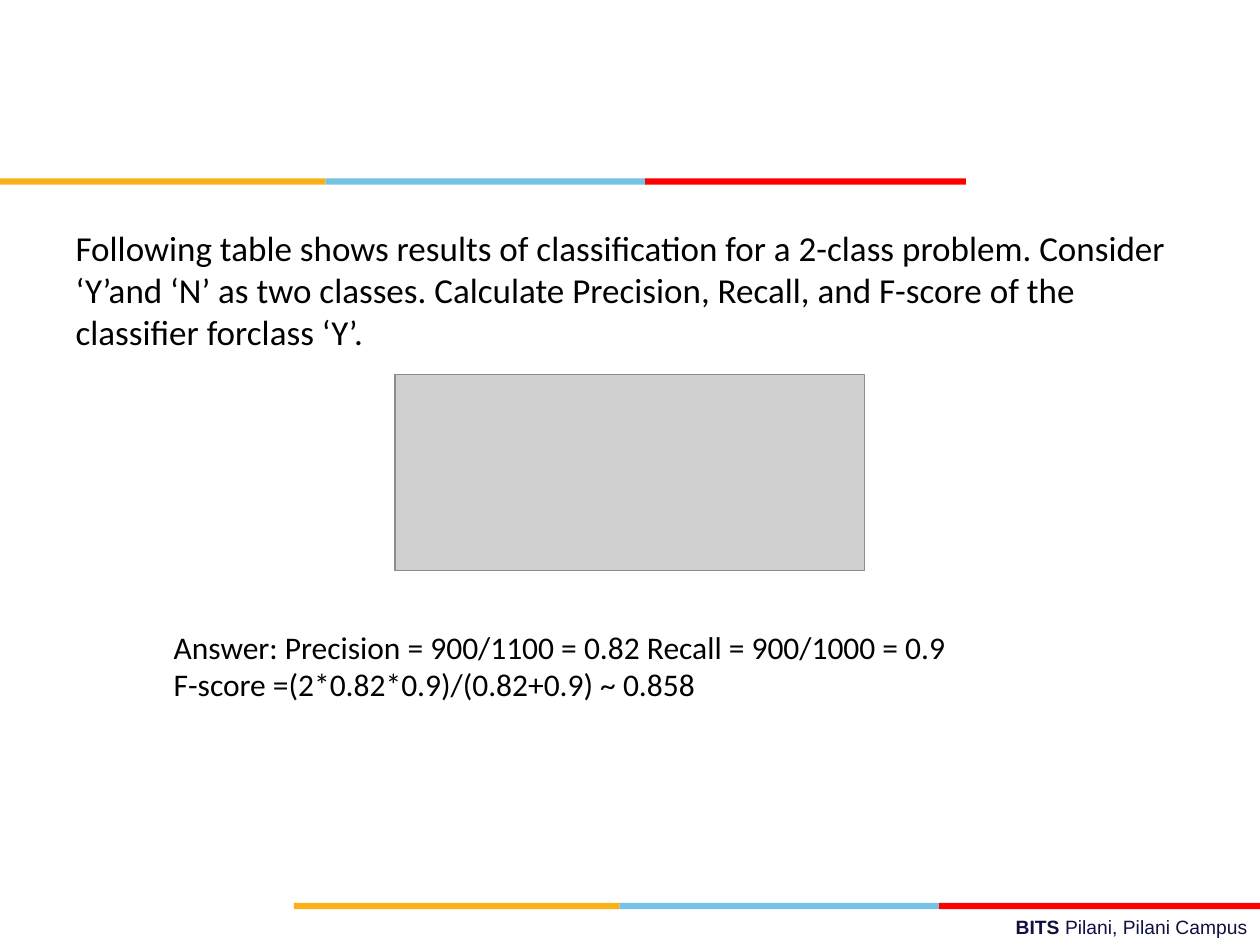
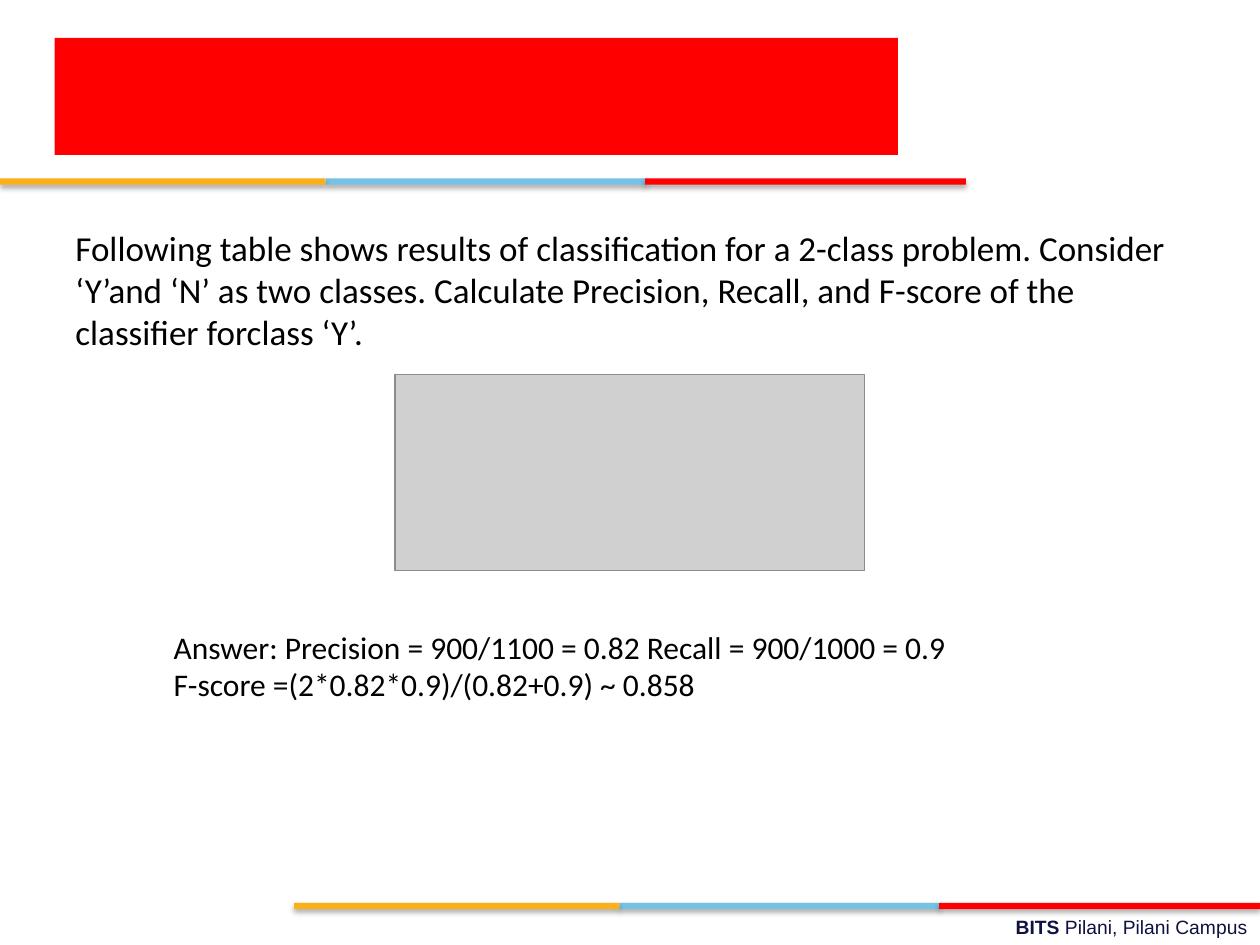
Before and after one commit to ElisonSherton/MTech_DSE, a slide deck: slide 52 of Sem1/DM/lecture_slides/Review session.pptx. Drawn at 1260x945 pixels with LibreOffice and Linux fonts; fonts in the diff are those of the drawing; grey boxes stand for pictures; background and template pictures are left out. Boxes give left, top, right and bottom in pixels: in the first picture for what was removed or moved away, otherwise in the second. Text is boxed around its words. In the diff, an @@ line names an element or a change of style, - is before the commit and + after.

```diff
--- a/Sem1/DM/lecture_slides/Review session.pptx
+++ b/Sem1/DM/lecture_slides/Review session.pptx
@@ rectangle added at box(54, 38, 897, 155), fill #FF0000 @@
@@ shadow on in 6 elements at box(620, 903, 941, 910), box(294, 903, 619, 910), box(939, 903, 1260, 910), box(325, 179, 646, 185), box(0, 179, 325, 185), box(645, 179, 966, 185) @@
```
Also in this commit, not shown: 51 other slides changed, 15 other files.
